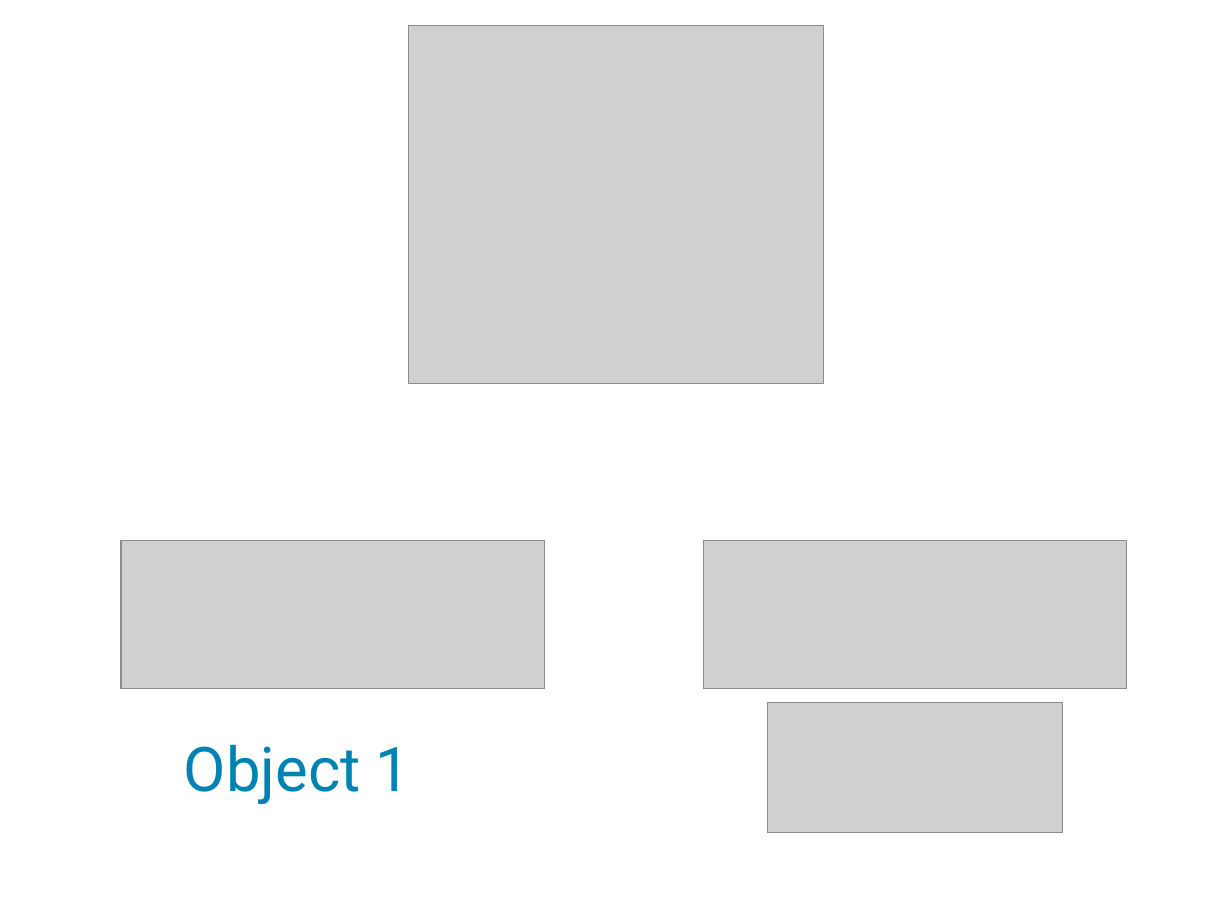
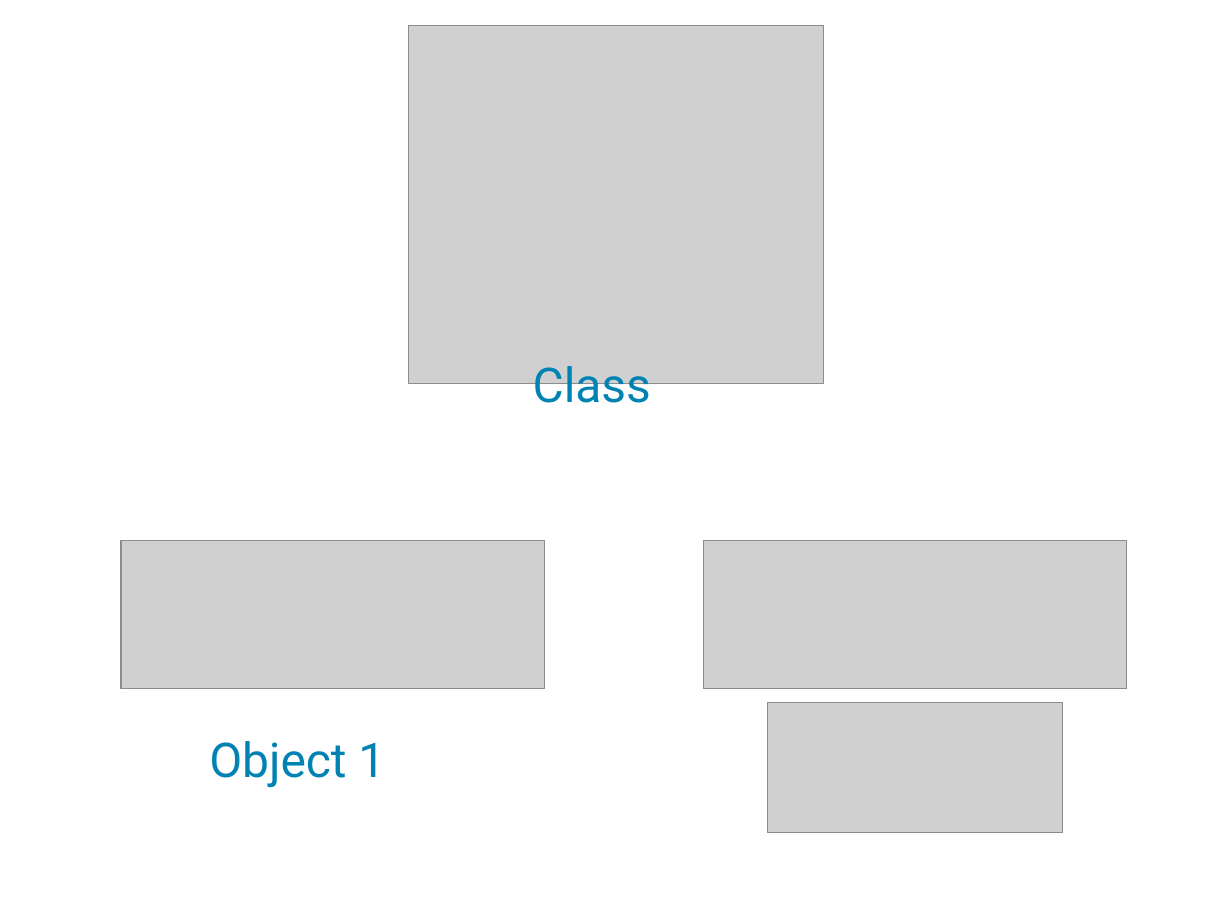
Before and after one commit to Imran4424/C-Plus-Plus-Object-Oriented, a slide deck: slide 3 of OOP.pptx. Drawn at 1232x924 pixels with LibreOffice and Linux fonts; fonts in the diff are those of the drawing; grey boxes stand for pictures; background and template pictures are left out. Boxes give left, top, right and bottom in pixels: in the first picture for what was removed or moved away, otherwise in the second. Text is boxed around its words. In the diff, an @@ line names an element or a change of style, - is before the commit and + after.

Commit message:
oop slide

```diff
--- a/OOP.pptx
+++ b/OOP.pptx
@@ text added at (533,366,651,413), 28 pt, text #0083B3 @@
+Class
@@ text "Object 1" at (209,741,385,788): size 36 to 28 pt @@
```
